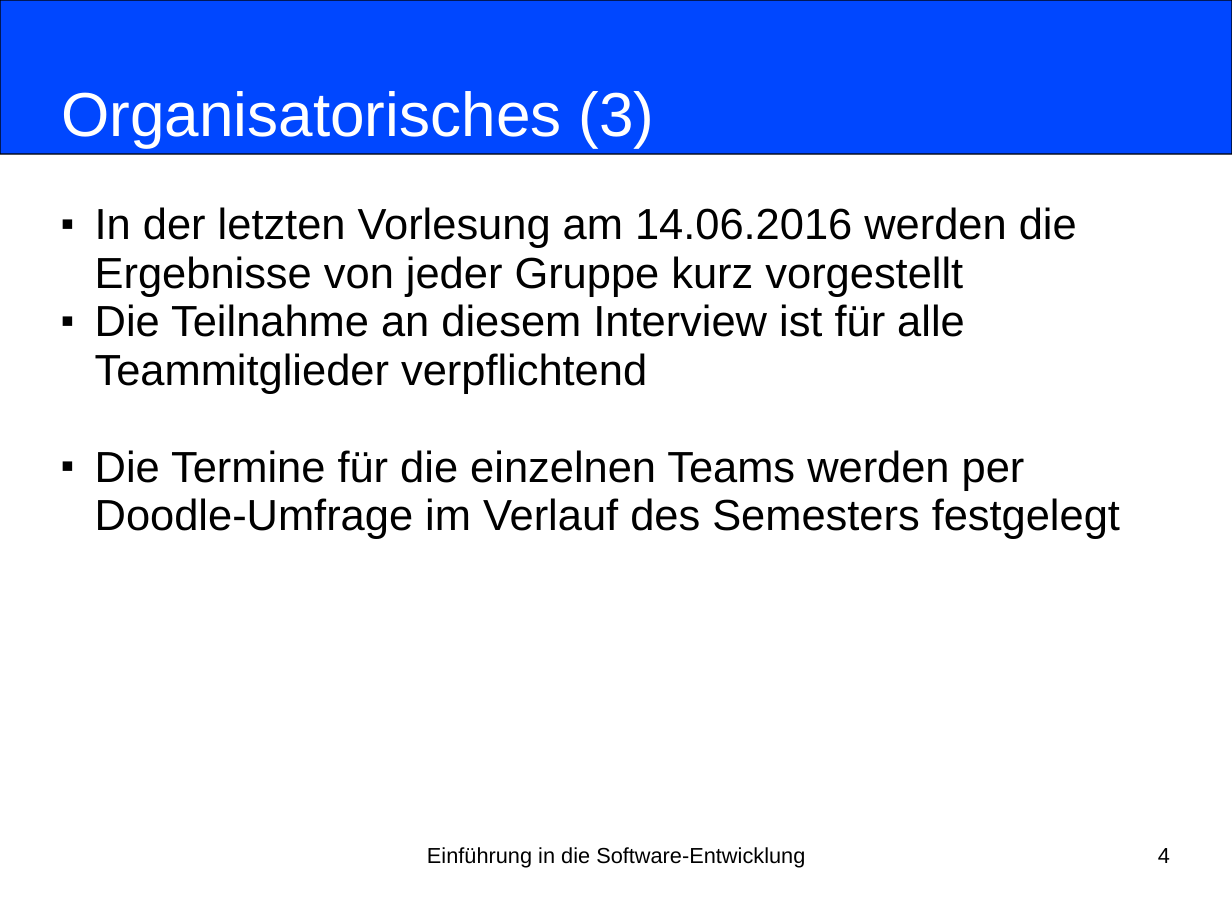
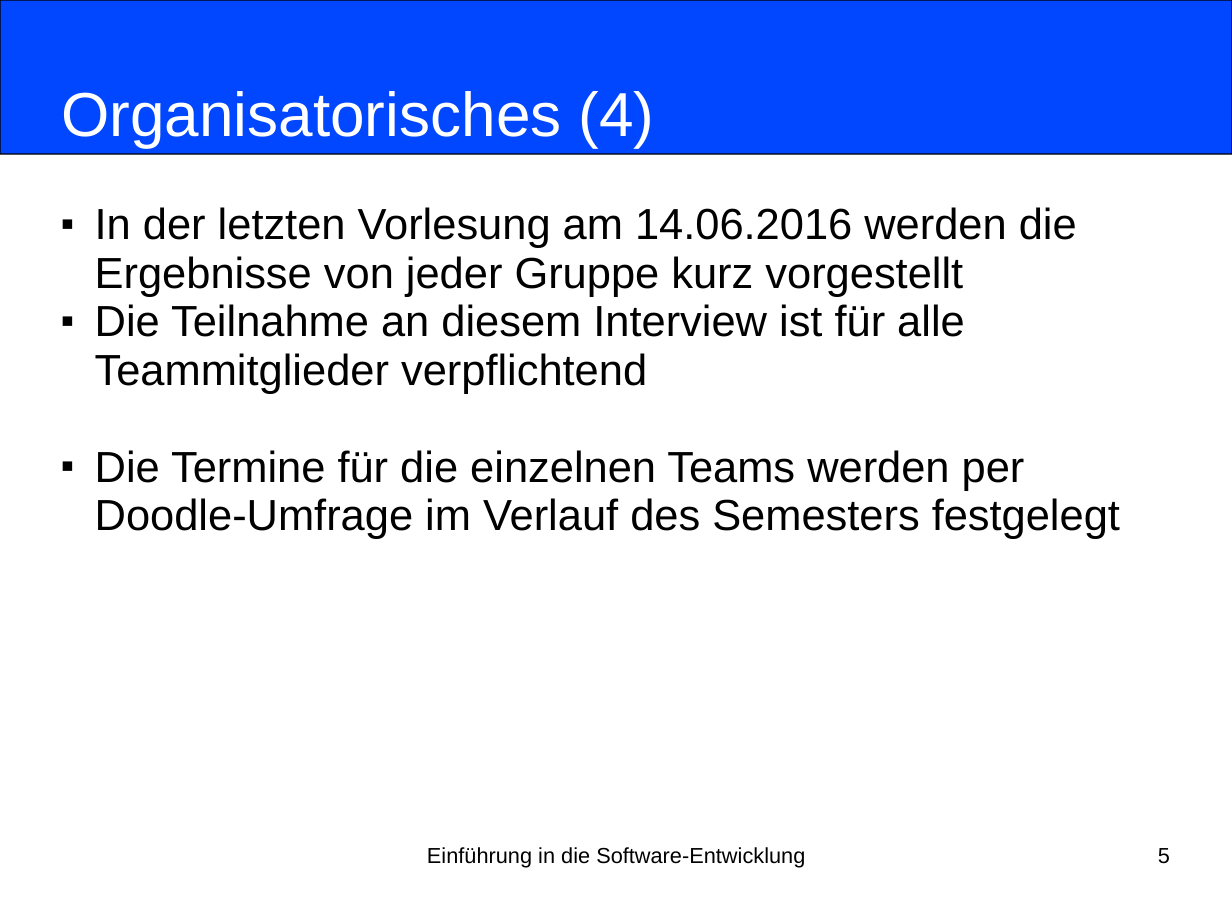
Before and after one commit to nordakademie-einfuehrung-java/vorlesungsskript, a slide deck: slide 5 of folien/Semester_04_Termin_04_Kapitel12.pptx (slide 4 before the commit). Drawn at 1232x924 pixels with LibreOffice and Linux fonts; fonts in the diff are those of the drawing. Boxes give left, top, right and bottom in pixels: in the first picture for what was removed or moved away, otherwise in the second. Text is boxed around its words. In the diff, an @@ line names an element or a change of style, - is before the commit and + after.

```diff
--- a/folien/Semester_04_Termin_04_Kapitel12.pptx
+++ b/folien/Semester_04_Termin_04_Kapitel12.pptx
@@ title at (62, 91, 655, 148): text changed @@
-Organisatorisches (3)
+Organisatorisches (4)
@@ page number at (1158, 848, 1170, 864): text changed @@
-4
+5
```
Also in this commit, not shown: 1 other slide changed, 1 slide added.
